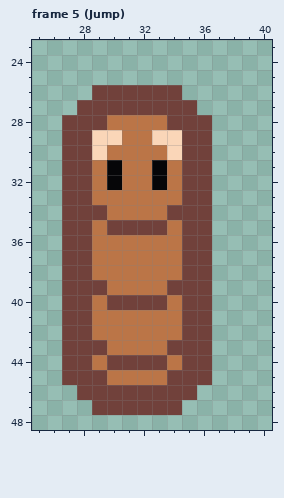
File history of a pixel-art file, Sprites/enemies/sand_worm/sand_worm.aseprite. The first picture shows the starting point.
64x64 pixels, 16 frames. Shown: frame 5 (Jump): x 25..40, y 23..48. The commit also changed other frames, which this record leaves out.
Once edited:
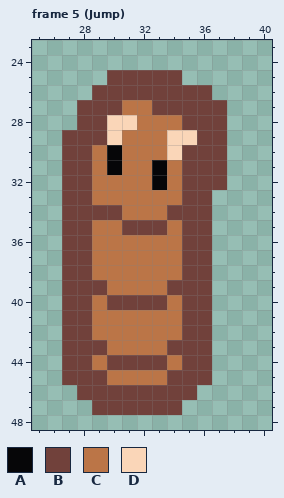
Palette (. is transparent): A #060608  B #71413b  C #bb7547  D #fad6b8
Change:
Changed rows in their new state; - is an unchanged pixel.
Frame 5 (Jump):
first column x 27:
25 ---BBBBB---
26 --------BB-
27 ----CC---BB
28 .--DD--C--B
29 --B---C-D-B
30 --CA------B
31 ----------B
32 ---C------B
34 ---B-------
35 ---C-------
